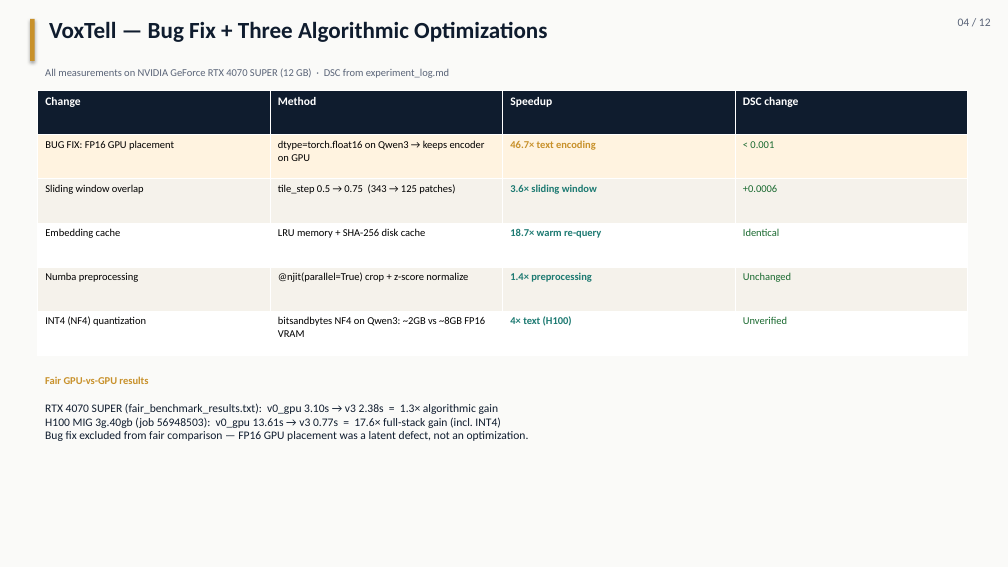
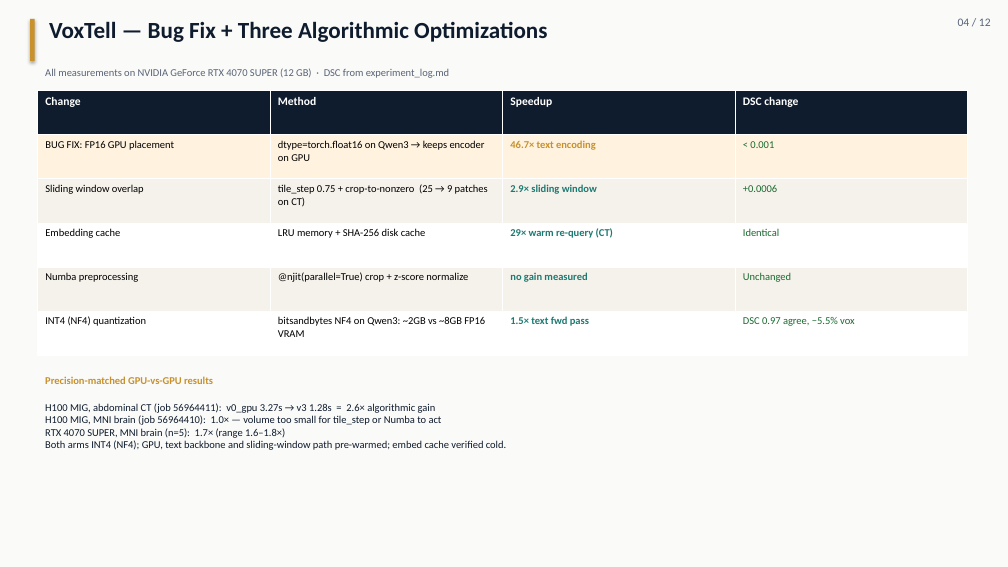
Before and after one commit to pentaexe/VoxTell-main, a slide deck: slide 4 of slides.pptx. Drawn at 1008x567 pixels with LibreOffice and Linux fonts; fonts in the diff are those of the drawing. Boxes give left, top, right and bottom in pixels: in the first picture for what was removed or moved away, otherwise in the second. Text is boxed around its words. In the diff, an @@ line names an element or a change of style, - is before the commit and + after.

```diff
--- a/slides.pptx
+++ b/slides.pptx
@@ table at bbox=[38, 91, 969, 355] @@
-row 3, column 2: tile_step 0.5 → 0.75 (343 → 125 patches)
+row 3, column 2: tile_step 0.75 + crop-to-nonzero (25 → 9 patches on CT)
-row 3, column 3: 3.6× sliding window
+row 3, column 3: 2.9× sliding window
-row 4, column 3: 18.7× warm re-query
+row 4, column 3: 29× warm re-query (CT)
-row 5, column 3: 1.4× preprocessing
+row 5, column 3: no gain measured
-row 6, column 3: 4× text (H100)
+row 6, column 3: 1.5× text fwd pass
-row 6, column 4: Unverified
+row 6, column 4: DSC 0.97 agree, −5.5% vox
@@ text at bbox=[45, 376, 213, 384]: text changed @@
-Fair GPU-vs-GPU results
+Precision-matched GPU-vs-GPU results
@@ text at bbox=[45, 403, 506, 450]: text changed; size 11 to 10 pt @@
-RTX 4070 SUPER (fair_benchmark_results.txt): v0_gpu 3.10s → v3 2.38s = 1.3× algorithmic gain
-H100 MIG 3g.40gb (job 56948503): v0_gpu 13.61s → v3 0.77s = 17.6× full-stack gain (incl. INT4)
-Bug fix excluded from fair comparison — FP16 GPU placement was a latent defect, not an optimization.
+H100 MIG, abdominal CT (job 56964411): v0_gpu 3.27s → v3 1.28s = 2.6× algorithmic gain
+H100 MIG, MNI brain (job 56964410): 1.0× — volume too small for tile_step or Numba to act
+RTX 4070 SUPER, MNI brain (n=5): 1.7× (range 1.6–1.8×)
+Both arms INT4 (NF4); GPU, text backbone and sliding-window path pre-warmed; embed cache verified cold.
```
Also in this commit, not shown: 8 other slides changed, 1 other file.
